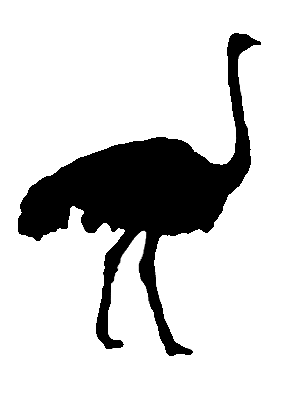
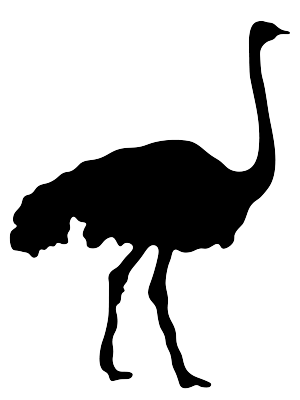
Two versions of the same layered image (300 x 400). Layer-by-layer changes:
added layer "Layer 5" above "Layer 4" over [9,20,290,389]
hid "Layer 4" over [17,33,261,356]
